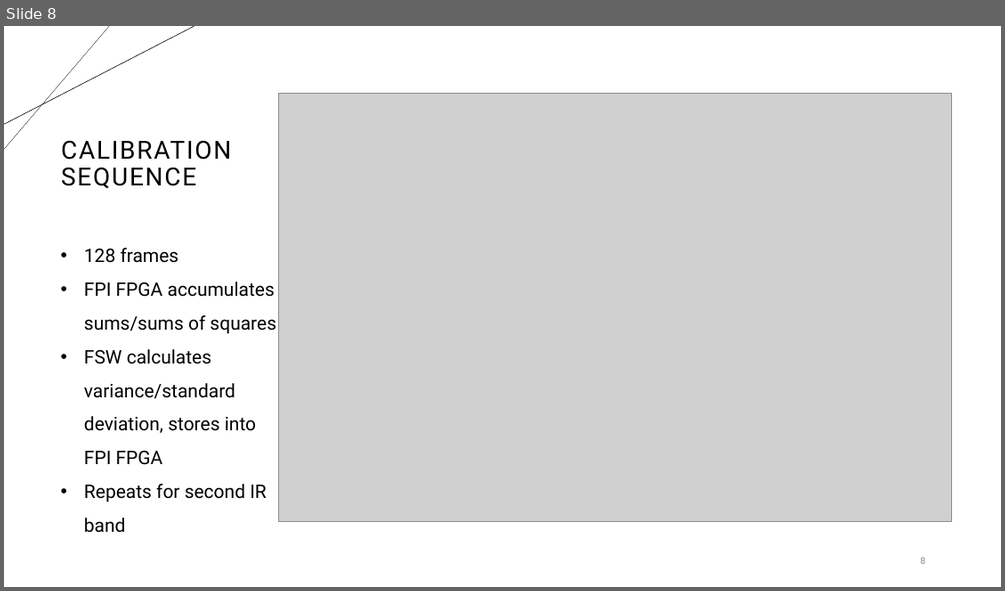
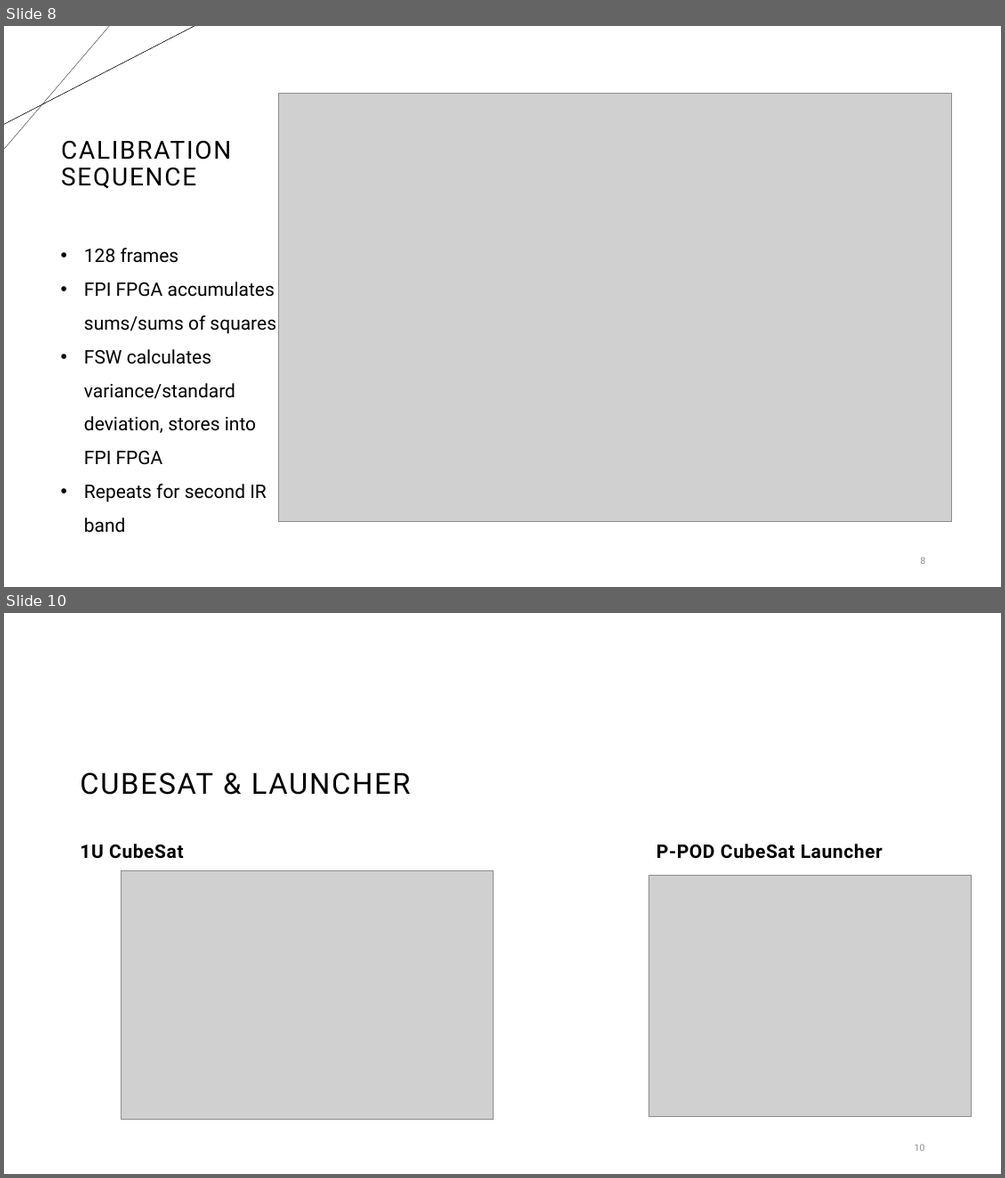
Before and after one commit to gnawme/acme-mining, a slide deck: docs/Norm Evangelista Avast.pptm. Shown one above the other, each under a label of ours: slide 8 before the commit, slides 8 and 10 after it; the slides between them are not shown. The pictures are 1005x591 and 1005x1178 pixels, drawn with LibreOffice and Linux fonts; fonts in the diff are those of the drawing; grey boxes stand for pictures; background and template pictures are left out. Boxes give left, top, right and bottom in pixels: in the first picture for what was removed or moved away, otherwise in the second. Text is boxed around its words. In the diff, an @@ line names an element or a change of style, - is before the commit and + after.

Commit message:
Added more CubeSat info

```diff
--- a/docs/Norm Evangelista Avast.pptm
+++ b/docs/Norm Evangelista Avast.pptm
@@ slide 10 added at (x1=4, y1=613, x2=1001, y2=1174), background #FFFFFF @@
@@ title added at (x1=80, y1=772, x2=411, y2=795), 28 pt, text #000000 @@
+CUBESAT & LAUNCHER
@@ text added at (x1=80, y1=844, x2=183, y2=859), 18 pt, text #000000, bold @@
+1U CubeSat
@@ text added at (x1=656, y1=844, x2=882, y2=859), 18 pt, text #000000, bold @@
+P-POD CubeSat Launcher
@@ picture added at (x1=121, y1=871, x2=493, y2=1119) @@
@@ picture added at (x1=648, y1=875, x2=971, y2=1116) @@
@@ page number added at (x1=914, y1=1143, x2=925, y2=1151), 9 pt, text #8C8C8C @@
+10
```
Also in this commit, not shown: 2 slides changed, 2 other files.
